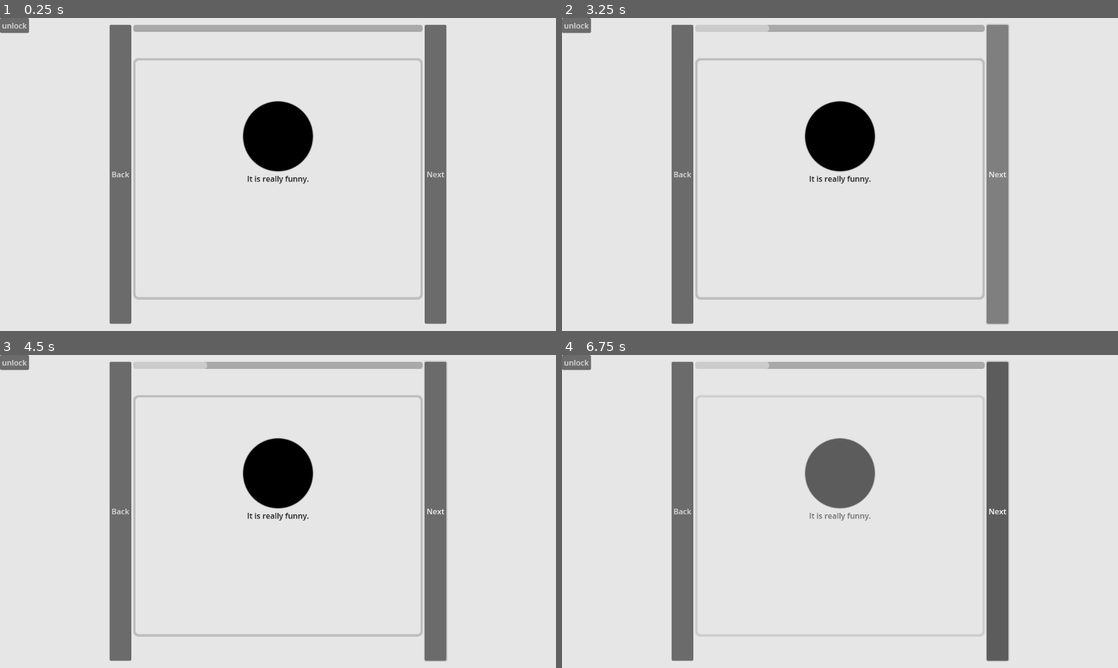
Above: before the commit, frames 1-4 (two rows, left to right).
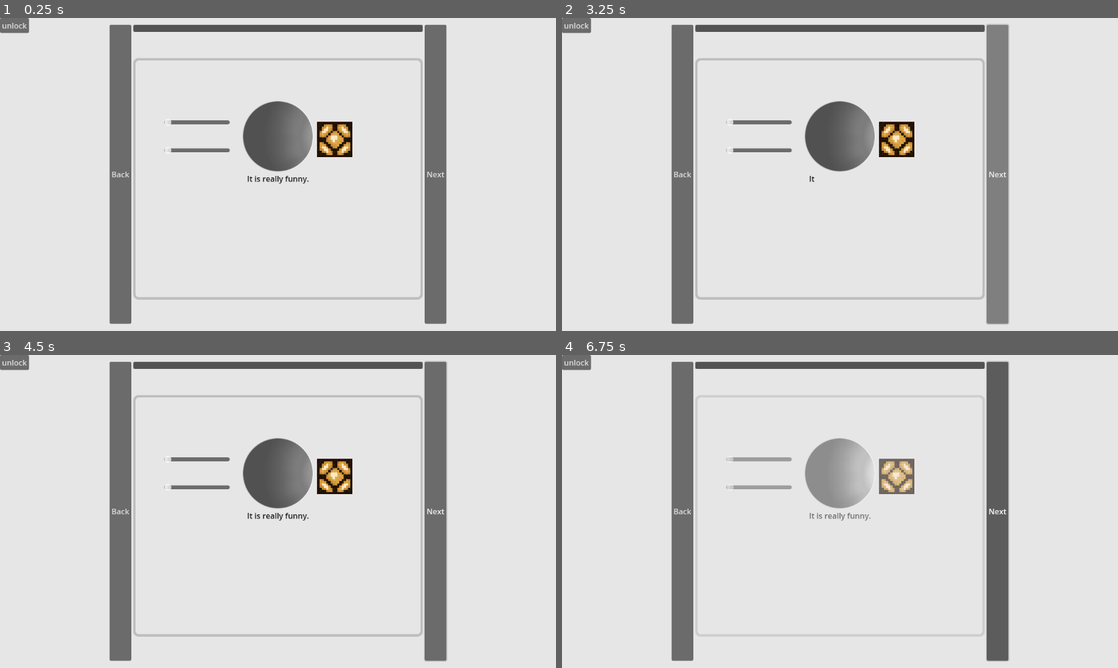
Above: after the commit, the same moments.

Repository: Iemontine/gamification-project
Game: Godot game, scene res://ui.tscn
The game is run twice, just before and just after one commit, with the same random seed, the same clock (stepped at 60 frames per second) and the same inputs.
Inputs (mouse positions are in pixels of both pictures, inside the frame that each line leads up to):
- Up to frame 1 (0.25 s): no input
- Up to frame 2 (3.25 s): click "Back" at 0.5 s; click "unlock" at 1.25 s; click "Next" at 2 s; click "Next" at 2.75 s
- Up to frame 3 (4.5 s): tap Enter (ui_accept) at 3.5, 3.77, 4.25 s; move the mouse to (400, 495) at 3.52 s; hold Right (ui_right) 3.53-4.25 s; click (400, 495) at 3.67 s; drag from (166, 527) to (250, 574) at 4.27 s
- Up to frame 4 (6.75 s): tap Enter (ui_accept) at 5 s; move the mouse to (895, 442) at 5.02 s; hold Left (ui_left) 5.03-5.75 s; click (895, 442) at 5.17 s; drag from (812, 574) to (673, 464) at 5.77 s; move the mouse to (1006, 558) at 6.52 s; hold Right (ui_right) from 6.53 s (still down); hold Up (ui_up) from 6.53 s (still down); click (1006, 558) at 6.67 s

The runs differ from the first frame. In frame 1, 4.4% of the frame differs, in the area x 23-77%, y 2-50%; in frame 2, 4.5%, in the area x 23-77%, y 2-53%; in frame 3, 4.4%; in frame 4, 4.4%.

Commit message:
dev transfer

Diff:
--- /dev/null
+++ b/lamp.gd
@@ -0,0 +1,14 @@
+extends Sprite2D
+
+@onready var light: PointLight2D = $Light
+
+@onready var lamp_on_texture: Texture = preload("res://lampon.png")
+@onready var lamp_off_texture: Texture = preload("res://lampoff.png")
+
+func turn_on():
+	light.energy = 1
+	texture = lamp_on_texture
+
+func turn_off():
+	light.energy = 0
+	texture = lamp_off_texture
--- a/neuron.tscn
+++ b/neuron.tscn
@@ -1,8 +1,12 @@
-[gd_scene load_steps=3 format=3 uid="uid://d2rto2wwl4q0"]
+[gd_scene load_steps=8 format=3 uid="uid://d2rto2wwl4q0"]
+
+[ext_resource type="Texture2D" uid="uid://bbrdr75s48geo" path="res://pixellight.png" id="1_mms1l"]
+[ext_resource type="Texture2D" uid="uid://ba3thwwlffu50" path="res://lampon.png" id="1_pliy4"]
+[ext_resource type="Script" uid="uid://bjxbv8yqv7a18" path="res://lamp.gd" id="2_j2aws"]
 
 [sub_resource type="Gradient" id="Gradient_hrwgj"]
 offsets = PackedFloat32Array(0.959432, 1)
-colors = PackedColorArray(0, 0, 0, 1, 1, 1, 1, 0)
+colors = PackedColorArray(0.31802, 0.31802, 0.31802, 1, 1, 1, 1, 0)
 
 [sub_resource type="GradientTexture2D" id="GradientTexture2D_mms1l"]
 gradient = SubResource("Gradient_hrwgj")
@@ -12,7 +16,43 @@
 fill_from = Vector2(0.5, 0.5)
 fill_to = Vector2(0.9, 0.2)
 
+[sub_resource type="CanvasItemMaterial" id="CanvasItemMaterial_j2aws"]
+light_mode = 1
+
+[sub_resource type="Curve2D" id="Curve2D_j2aws"]
+_data = {
+"points": PackedVector2Array(0, 0, 0, 0, 50, -50, 2.91911, -52.8432, -2.91911, 52.8432, 0, -1, 0, 0, 0, 0, -55, 50)
+}
+point_count = 3
+
 [node name="Neuron" type="Node2D"]
+
+[node name="HSlider" type="HSlider" parent="."]
+offset_left = -236.0
+offset_top = -48.0
+offset_right = -100.0
+offset_bottom = -10.0
+
+[node name="HSlider2" type="HSlider" parent="."]
+offset_left = -236.0
+offset_top = 10.0
+offset_right = -100.0
+offset_bottom = 48.0
 
 [node name="Sprite2D" type="Sprite2D" parent="."]
 texture = SubResource("GradientTexture2D_mms1l")
+
+[node name="Lamp" type="Sprite2D" parent="."]
+material = SubResource("CanvasItemMaterial_j2aws")
+position = Vector2(118, 7)
+scale = Vector2(0.0608333, 0.0608333)
+texture = ExtResource("1_pliy4")
+script = ExtResource("2_j2aws")
+
+[node name="Light" type="PointLight2D" parent="Lamp"]
+position = Vector2(0, -65.7534)
+scale = Vector2(4.68493, 4.68493)
+texture = ExtResource("1_mms1l")
+
+[node name="Path2D" type="Path2D" parent="."]
+curve = SubResource("Curve2D_j2aws")
--- a/scripts/ui.gd
+++ b/scripts/ui.gd
@@ -22,7 +22,7 @@
 @onready var pages = []
 var sections_per_page = []
 var total_steps = 0
-var unlocked_steps = []
+var locked = []
 var current_step = 0
 
 
@@ -36,9 +36,10 @@
 		sections_per_page.append(sections)
 		total_steps += max(1, sections.size())
 
-	# Initialize with first step unlocked
-	unlocked_steps.resize(total_steps)
-	unlocked_steps[0] = true
+	# Initialize with first step unlocked (false = unlocked)
+	locked.resize(total_steps)
+	locked.fill(true)  # Lock all steps
+	locked[0] = false  # Unlock first step
 
 
 func _input(event):
@@ -78,8 +79,8 @@
 		else:
 			return
 
-		# Check if next step is unlocked
-		if not unlocked_steps[next_step]:
+		# Check if the current step is locked
+		if locked[current_step]:
 			return
 	else:
 		# Moving backward always allowed
@@ -175,13 +176,16 @@
 func get_label(page_or_section: Control) -> Label:
 	return page_or_section.find_children("Label", "Label", true)[0]
 
-func display_text(control: Control):
-	var label = get_label(control)
-	if unlocked_steps[current_step]:
+func display_text(section: Control):
+	var label = get_label(section)	# Get the label node of the section
+
+	if not locked[current_step]:
+		print("unlocked")
 		# If step is unlocked, show text immediately
 		label.visible_characters = -1
 		text_display_finished.emit()
 	else:
+		print("locked")
 		# If step is locked, show text gradually
 		show_text_gradually(label)
 
@@ -196,11 +200,13 @@
 
 	text_display_finished.emit()
 
+# TODO: currently called by the unlock button, fix.
 func unlock_current_step():
-	unlocked_steps[current_step] = true
-	# Unlock next step if it exists
+	print(current_step)
+	locked[current_step] = false  # False means unlocked
+
 	if current_step + 1 < total_steps:
-		unlocked_steps[current_step + 1] = true
+		locked[current_step + 1] = true
 		print("Unlocked step ", current_step)
 
 func get_step_index(page: int, section: int) -> int:
@@ -209,5 +215,5 @@
 		step += max(1, sections_per_page[i].size())
 	return step + section
 
-func is_current_step_locked() -> bool:
-	return not unlocked_steps[current_step]
+# func is_current_step_locked() -> bool:
+# 	return locked[current_step]
--- a/ui.tscn
+++ b/ui.tscn
@@ -52,7 +52,10 @@
 [node name="VBoxContainer" type="VBoxContainer" parent="MarginContainer/CenterContainer/GridContainer"]
 layout_mode = 2
 
-[node name="ProgressBar" type="ProgressBar" parent="MarginContainer/CenterContainer/GridContainer/VBoxContainer"]
+[node name="PanelContainer" type="PanelContainer" parent="MarginContainer/CenterContainer/GridContainer/VBoxContainer"]
+layout_mode = 2
+
+[node name="ProgressBar" type="ProgressBar" parent="MarginContainer/CenterContainer/GridContainer/VBoxContainer/PanelContainer"]
 custom_minimum_size = Vector2(600, 15)
 layout_mode = 2
 show_percentage = false
Binary file added: frame_00_delay-0.1s.gif
Binary file added: frame_19_delay-0.1s.png
Not shown, added: frame_19_delay-0.1s.png.import
Not shown, added: lamp.gd.uid
Binary file added: lampoff.png
Not shown, added: lampoff.png.import
Binary file added: lampon.png
Not shown, added: lampon.png.import
Binary file added: light.png
Not shown, added: light.png.import
Binary file added: pixellight.png
Not shown, added: pixellight.png.import
